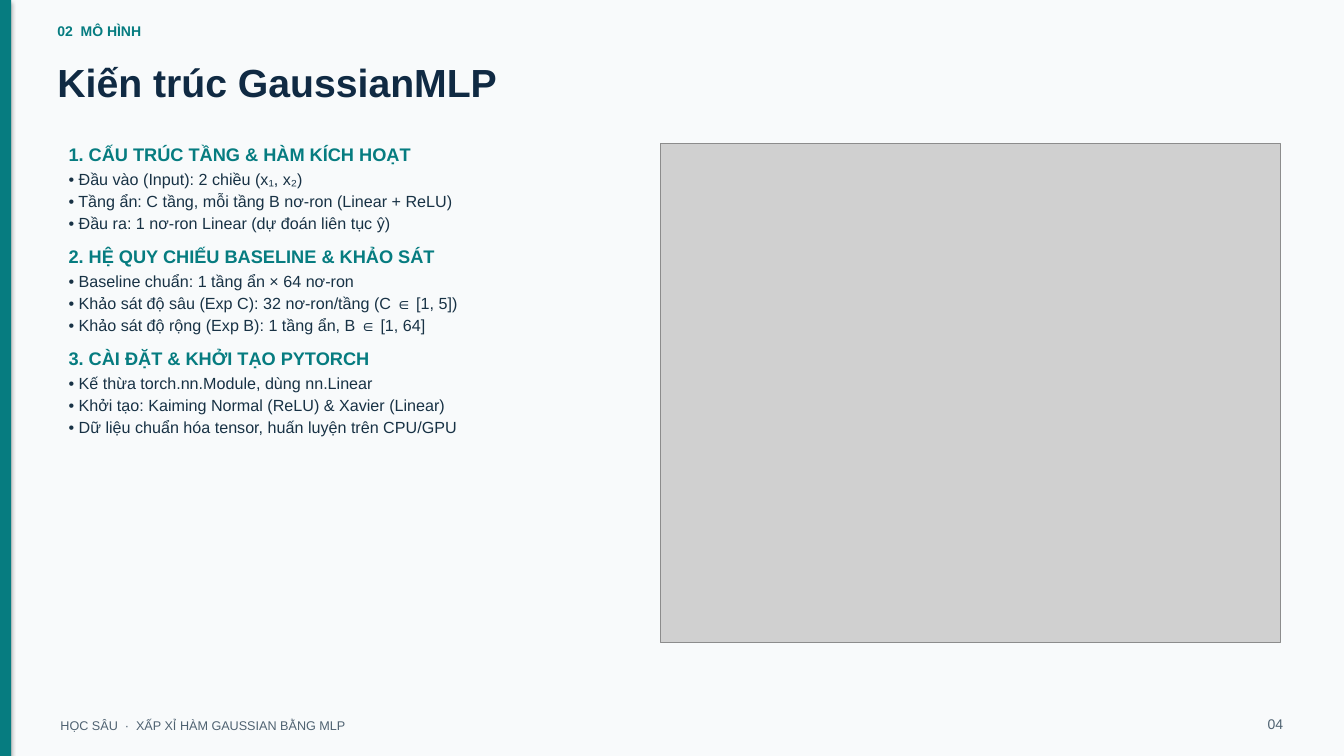
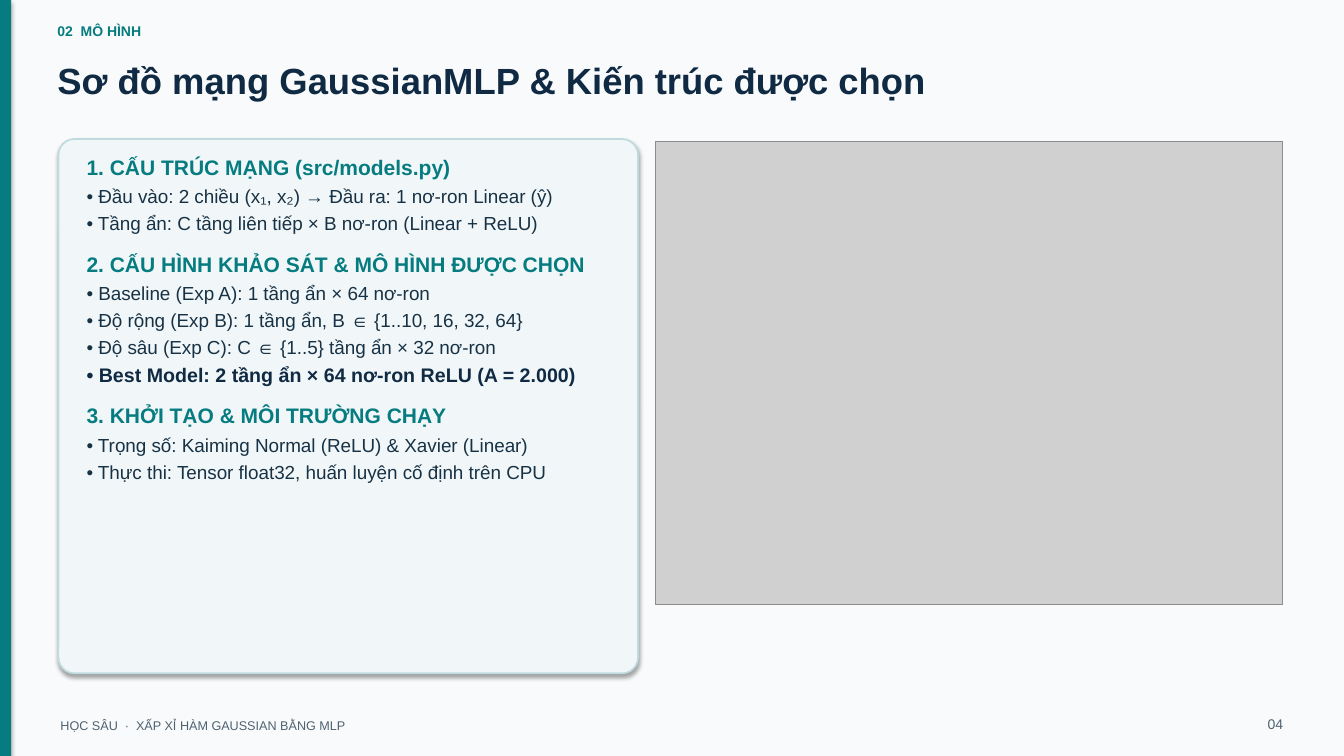
Before and after one commit to bryan-nguyen2005/GROUP_DEEEP_LEARNING_HK1_2026, a slide deck: slide 4 of Function Approximation/slides/BTL01_ThuyetTrinh_MLP.pptx. Drawn at 1344x756 pixels with LibreOffice and Linux fonts; fonts in the diff are those of the drawing; grey boxes stand for pictures. Boxes give left, top, right and bottom in pixels: in the first picture for what was removed or moved away, otherwise in the second. Text is boxed around its words. In the diff, an @@ line names an element or a change of style, - is before the commit and + after.

```diff
--- a/Function Approximation/slides/BTL01_ThuyetTrinh_MLP.pptx
+++ b/Function Approximation/slides/BTL01_ThuyetTrinh_MLP.pptx
@@ text at [57,66,925,102]: text changed; size 28 to 26 pt @@
-Kiến trúc GaussianMLP
+Sơ đồ mạng GaussianMLP & Kiến trúc được chọn
@@ rounded rectangle added at [58,139,638,674], fill #F1F7F9, outline #BFDBE0 1.2 pt @@
@@ picture: place and size @@
-picture at [660,143,1280,642]
+picture at [655,141,1282,604]
@@ text at [87,158,585,483]: text changed; size 11.5 to 13.5 pt @@
-1. CẤU TRÚC TẦNG & HÀM KÍCH HOẠT
-• Đầu vào (Input): 2 chiều (x₁, x₂)
-• Tầng ẩn: C tầng, mỗi tầng B nơ-ron (Linear + ReLU)
-• Đầu ra: 1 nơ-ron Linear (dự đoán liên tục ŷ)
-2. HỆ QUY CHIẾU BASELINE & KHẢO SÁT
-• Baseline chuẩn: 1 tầng ẩn × 64 nơ-ron
-• Khảo sát độ sâu (Exp C): 32 nơ-ron/tầng (C ∈ [1, 5])
-• Khảo sát độ rộng (Exp B): 1 tầng ẩn, B ∈ [1, 64]
-3. CÀI ĐẶT & KHỞI TẠO PYTORCH
-• Kế thừa torch.nn.Module, dùng nn.Linear
-• Khởi tạo: Kaiming Normal (ReLU) & Xavier (Linear)
-• Dữ liệu chuẩn hóa tensor, huấn luyện trên CPU/GPU
+1. CẤU TRÚC MẠNG (src/models.py)
+• Đầu vào: 2 chiều (x₁, x₂) → Đầu ra: 1 nơ-ron Linear (ŷ)
+• Tầng ẩn: C tầng liên tiếp × B nơ-ron (Linear + ReLU)
+2. CẤU HÌNH KHẢO SÁT & MÔ HÌNH ĐƯỢC CHỌN
+• Baseline (Exp A): 1 tầng ẩn × 64 nơ-ron
+• Độ rộng (Exp B): 1 tầng ẩn, B ∈ {1..10, 16, 32, 64}
+• Độ sâu (Exp C): C ∈ {1..5} tầng ẩn × 32 nơ-ron
+• Best Model: 2 tầng ẩn × 64 nơ-ron ReLU (A = 2.000)
+3. KHỞI TẠO & MÔI TRƯỜNG CHẠY
+• Trọng số: Kaiming Normal (ReLU) & Xavier (Linear)
+• Thực thi: Tensor float32, huấn luyện cố định trên CPU
```
Also in this commit, not shown: 6 other slides changed, 4 slides added, 3 slides removed, 4 other files.
